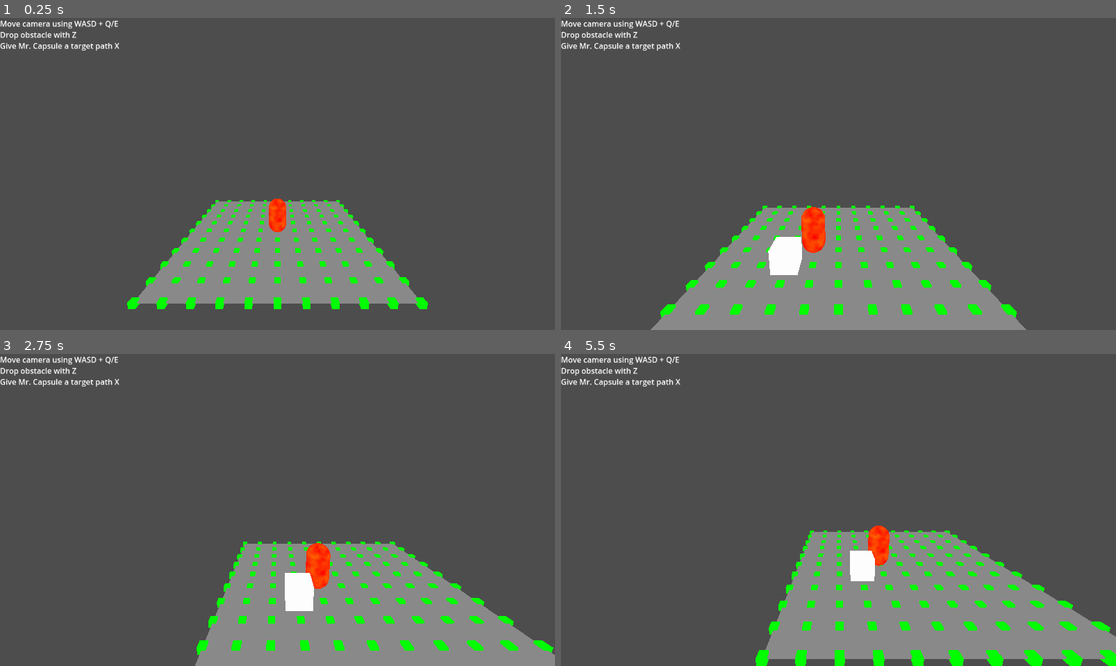
Above: before the commit, frames 1-4 (two rows, left to right).
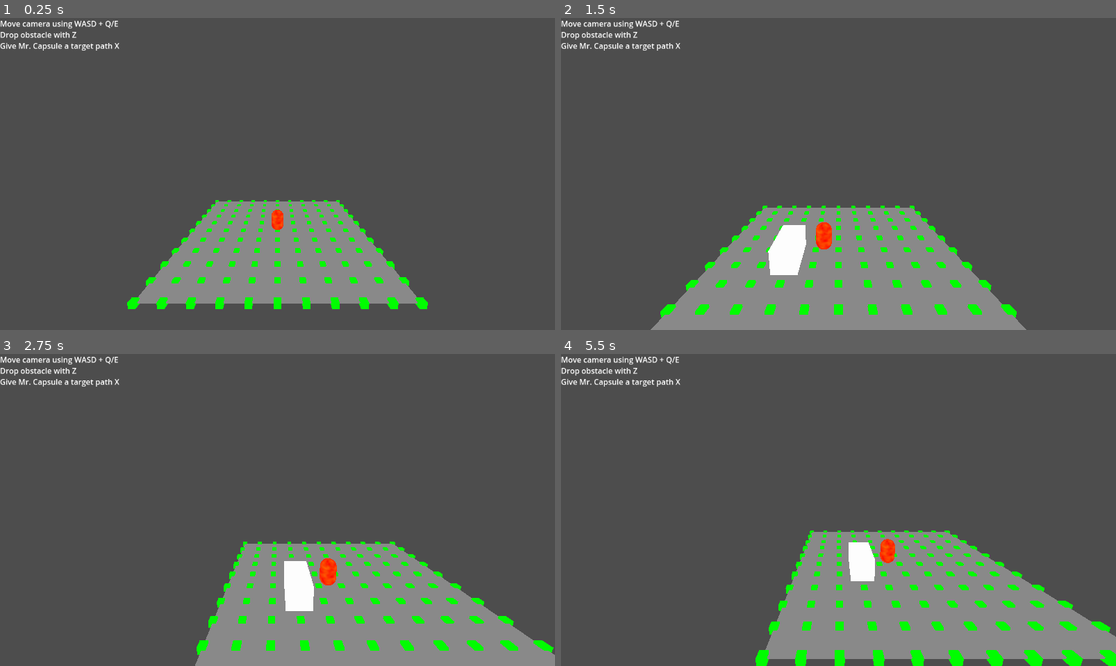
Above: after the commit, the same moments.

Repository: Tviljan/AStar-experiment
Game: Godot game, scene res://main.tscn
The game is run twice, just before and just after one commit, with the same random seed, the same clock (stepped at 60 frames per second) and the same inputs.
Inputs (mouse positions are in pixels of both pictures, inside the frame that each line leads up to):
- Up to frame 1 (0.25 s): no input
- Up to frame 2 (1.5 s): tap Enter at 0.5 s; move the mouse to (810, 236) at 0.52 s; hold W 0.53-1.25 s; hold Z (drop_obstacle) 0.53-1.25 s; click (810, 236) at 0.67 s; tap Space (ui_select) at 0.77 s; tap X at 0.8 s; drag from (1005, 220) to (810, 236) at 1.27 s
- Up to frame 3 (2.75 s): tap Space (ui_select) at 2 s; move the mouse to (111, 463) at 2.02 s; hold A from 2.03 s (still down); hold Z (drop_obstacle) from 2.03 s (still down); click (111, 463) at 2.17 s; tap X at 2.3 s
- Up to frame 4 (5.5 s): release A at 2.75 s; release Z (drop_obstacle) at 2.75 s; drag from (866, 510) to (672, 463) at 2.77 s; tap Enter at 3.5 s; move the mouse to (755, 432) at 3.52 s; hold S 3.53-4.25 s; hold X 3.53-4.25 s; tap Q at 3.6 s; click (755, 432) at 3.67 s; tap Space (ui_select) at 3.77, 5 s; drag from (960, 494) to (755, 432) at 4.27 s; move the mouse to (727, 525) at 5.02 s; hold W from 5.03 s (still down); hold Z (drop_obstacle) from 5.03 s (still down); click (727, 525) at 5.17 s; tap X at 5.3 s

The runs differ from the first frame. In frame 1, 0.2% of the frame differs, in the area x 48-52%, y 57-69%; in frame 2, 0.7%, in the area x 38-49%, y 60-77%; in frame 3, 0.7%; in frame 4, 0.5%.

Commit message:
added tests and tweaks

Diff:
--- a/astar.gd
+++ b/astar.gd
@@ -1,150 +1,218 @@
+class_name AStarExperiment
+
+# Inheritance:
 extends Node3D
 
-
+# Set this to true if you want to draw cubes to visualize the navmesh and obstacles
 @export var should_draw_cubes := false
+
+# The mesh used to create the navmesh
 @export var mesh : MeshInstance3D
 
-#true, if you want to disable/enabled adjacent points
-# of an obstacle.
-@export var enable_adjanced_points := false
+# Set this to true if you want to disable adjacent points of an obstacle
+@export var enable_adjacent_points := false
+
+# The axis-aligned bounding box (AABB) of the navmesh
 var aabb : AABB
 
+# The distance between each point in the navmesh grid
 var grid_step := 1
+
+# The Y coordinate of the navmesh grid
 var grid_y := 0
+
+# A dictionary mapping point coordinates to AStar3D point IDs
 var points := {}
+
+# An instance of the AStar3D class used to navigate the navmesh
 var astar = AStar3D.new()
 
+# A mesh used to draw cubes for the navmesh and obstacles
 var cube_mesh = BoxMesh.new()
+
+# A material used to draw red cubes for obstacles
 var red_material = StandardMaterial3D.new()
+
+# A material used to draw green cubes for the navmesh
 var green_material = StandardMaterial3D.new()
 
 
 func _ready() -> void:
+	# Get the AABB of the navmesh mesh
+	aabb = AABB(mesh.position, mesh.scale)
+
+	# Set the position of the AABB to the global position of the navmesh mesh
+	aabb.position = mesh.global_transform.origin
+
+	# Add points to the navmesh grid
+	_add_points()
+
+	# Connect adjacent points in the navmesh grid
+	_connect_points()
+
+func _init() -> void:
 	red_material.albedo_color = Color.RED
+
+	# Set the color of the green material to green
 	green_material.albedo_color = Color.GREEN
+
+	# Set the size of the cube mesh to (0.25, 0.25, 0.25)
 	cube_mesh.size = Vector3(0.25, 0.25, 0.25)
-	aabb = AABB(mesh.position, mesh.scale)
-	aabb.position =mesh.global_transform.origin #- mesh.scale /2
-	_add_points()
-	_connect_points()
 
 
 func _add_points():
-	var start_point = aabb.position - mesh.scale /2
+	# Calculate the starting point of the navmesh grid
+	var start_point = aabb.position - mesh.scale / 2
+
+	# Calculate the number of steps in the X and Z directions of the navmesh grid
 	var x_steps = aabb.size.x / grid_step + 1
 	var z_steps = aabb.size.z / grid_step + 1
-	print ("size %s %s" % [x_steps, z_steps])
+
+	# Add a point for each grid cell in the navmesh
 	for x in x_steps:
 		for z in z_steps:
 			var next_point = start_point + Vector3(x * grid_step, 0, z * grid_step)
 			var next_point_up = next_point + Vector3.UP * 10
 			_add_point(next_point)
 
+
 func _add_point(point: Vector3):
+	# Set the Y coordinate of the point to the Y coordinate of the navmesh grid
 	point.y = grid_y
+
+	# Get an available point ID from the AStar3D instance
 	var id = astar.get_available_point_id()
 
+	# Add the point to the AStar3D instance
 	astar.add_point(id, point)
-	var point_id = world_to_astar(point)
-	points[point_id] = id
-
-	print ("Adding point %s with point_id %s" % [point, point_id])
+
+	# Get a string key for the point based on its coordinates
+	var point_key = _world_to_astar(point)
+
+	# Add the point ID to the dictionary of points
+	points[point_key] = id
+
+	# Draw a red cube for the point if should_draw_cubes is true
 	_create_nav_cube(point)
-
-
+# Connect all adjacent points to each other in the navigation mesh
 func _connect_points():
+	# Loop through all points in the navigation mesh
 	for point in points:
+		# Split the point string into its x, y, and z coordinates
 		var pos_str = point.split(",")
+		# Create a new Vector3 with the integer values of the x, y, and z coordinates
 		var world_pos := Vector3(int(pos_str[0]), int(pos_str[1]), int(pos_str[2]))
+		# Get an array of all adjacent points to the current point
 		var adjacent_points = _get_adjacent_points(world_pos)
+		# Get the ID of the current point
 		var current_id = points[point]
+		# Loop through all adjacent points
 		for neighbor_id in adjacent_points:
+			# If the current point and the adjacent point are not already connected, connect them
 			if not astar.are_points_connected(current_id, neighbor_id):
 				astar.connect_points(current_id, neighbor_id)
+				# If the should_draw_cubes flag is true, change the material of the cubes at the current and adjacent points to green
 				if should_draw_cubes:
 					get_child(current_id).material_override = green_material
 					get_child(neighbor_id).material_override = green_material
 
 
+# Create a new navigation cube at the given position
 func _create_nav_cube(position: Vector3):
 	if should_draw_cubes:
+		# Create a new MeshInstance3D node and set its mesh and material
 		var cube = MeshInstance3D.new()
 		cube.mesh = cube_mesh
 		cube.material_override = red_material
-		add_child(cube)
+		# Set the position of the cube and add it as a child to this node
 		position.y = grid_y
 		cube.global_transform.origin = position
-
-
+		add_child(cube)
+
+
+# Get an array of all adjacent points to the given point in the navigation mesh
 func _get_adjacent_points(world_point: Vector3) -> Array:
+	# Create an empty array to store the adjacent points
 	var adjacent_points = []
+	# Create an array of search offsets for each direction
 	var search_coords = [-grid_step, 0, grid_step]
+	# Loop through all search offsets
 	for x in search_coords:
 		for z in search_coords:
+			# Skip the offset of (0, 0, 0) as that is the current point
 			var search_offset = Vector3(x, 0, z)
 			if search_offset == Vector3.ZERO:
 				continue
-
-			var potential_neighbor = world_to_astar(world_point + search_offset)
+			# Convert the world point plus the search offset to an AStar point string
+			var potential_neighbor = _world_to_astar(world_point + search_offset)
+			# If the AStar point string is in the points dictionary, append its ID to the adjacent_points array
 			if points.has(potential_neighbor):
 				adjacent_points.append(points[potential_neighbor])
+	# Return the array of adjacent point IDs
 	return adjacent_points
 
 
-func handle_obstacle_added(obstacle: Node3D):
+# Handle an obstacle being added to the scene
+func handle_obstacle_added(obstacle: Node3D) -> Vector3:
+	# Log the obstacle event
 	print("Handling obstacle added")
+
+	# Normalize the obstacle's position to the grid
 	var normalized_origin = obstacle.global_transform.origin
 	normalized_origin.y = grid_y
 
+	# Get an array of adjacent point IDs to the obstacle's normalized position
 	var adjacent_points :Array
-	if (enable_adjanced_points):
+	if enable_adjacent_points:
 		adjacent_points = _get_adjacent_points(normalized_origin)
 	else:
 		adjacent_points = []
 
-	var point_key = world_to_astar(normalized_origin)
-	print ("point key: ", point_key)
+	# Get the AStar point ID for the obstacle's normalized position
+	var point_key = _world_to_astar(normalized_origin)
+	print("point key: ", point_key)
 
 	var astar_id = points[point_key]
 
+	# Add the obstacle's point ID to the adjacent points array
 	adjacent_points.append(astar_id)
 
+	# Disable each adjacent point to the obstacle
 	for point in adjacent_points:
 		if not astar.is_point_disabled(point):
 			astar.set_point_disabled(point, true)
+			# Optionally change the color of the point's cube to red
 			if should_draw_cubes:
 				get_child(point).material_override = red_material
 
-
-func handle_obstacle_removed(obstacle: Node3D):
-	var normalized_origin = obstacle.global_transform.origin
-	normalized_origin.y = grid_y
-
-	var adjacent_points :Array
-	if (enable_adjanced_points):
-		adjacent_points = _get_adjacent_points(normalized_origin)
-	else:
-		adjacent_points = []
-	var point_key = world_to_astar(normalized_origin)
-	var astar_id = points[point_key]
-
-	adjacent_points.append(astar_id)
-
-	for point in adjacent_points:
-		if astar.is_point_disabled(point):
-			astar.set_point_disabled(point, false)
-			if should_draw_cubes:
-				get_child(point).material_override = green_material
-
-
+	print("obstacle added")
+
+	point_key.split(",")
+		# Create a new Vector3 with the integer values of the x, y, and z coordinates
+	var pos := Vector3(int(point_key[0]), int(point_key[1]), int(point_key[2]))
+	return pos
+
+# Given a start and end point in 3D space, find a path between them using A* algorithm
+# Params:
+# - from: The starting point (Vector3)
+# - to: The ending point (Vector3)
+# Returns:
+# - Array of points representing the path, where each point is a Vector3 in 3D space
 func find_path(from: Vector3, to: Vector3) -> Array:
+	# Find the closest AStar point ID to the starting and ending points
 	var start_id = astar.get_closest_point(from)
 	var end_id = astar.get_closest_point(to)
+
+	# Get the AStar path between the start and end points
 	return astar.get_point_path(start_id, end_id)
 
 
-func world_to_astar(world: Vector3) -> String:
+
+func _world_to_astar(world: Vector3) -> String:
+	# Snap the world position to the nearest grid point
 	var x = snapped(world.x, grid_step)
 	var y = grid_y
 	var z = snapped(world.z, grid_step)
+
+	# Return the AStar point string for the snapped position
 	return "%d,%d,%d" % [x, y, z]
--- a/main.gd
+++ b/main.gd
@@ -30,12 +30,16 @@
 
 func _unhandled_input(event: InputEvent) -> void:
 	if event is InputEventKey:
-
 		var result = get_mouse_target()
 		if result != null and not result.is_empty():
 			if event.is_action_pressed("ui_select"):
 				Debugger.draw_line_3d(result.position,result.position + Vector3.UP, Color.ORANGE)
 			elif event.is_action_pressed("drop_obstacle"):
+				$ObstacleContainer.handle_obstacle_should_spawn(result.position)
+	elif event is InputEventMouseButton:
+		if event.is_action_pressed("drop_obstacle"):
+			var result = get_mouse_target()
+			if result != null and not result.is_empty():
 				$ObstacleContainer.handle_obstacle_should_spawn(result.position)
 
 
--- a/main.tscn
+++ b/main.tscn
@@ -9,9 +9,6 @@
 [sub_resource type="Environment" id="Environment_mwy21"]
 ambient_light_source = 3
 ambient_light_color = Color(0.992157, 0.992157, 0.992157, 1)
-
-[sub_resource type="CapsuleShape3D" id="CapsuleShape3D_otm72"]
-radius = 0.4
 
 [sub_resource type="Gradient" id="Gradient_5vpct"]
 colors = PackedColorArray(1, 0, 0, 1, 1, 0.419608, 0, 1)
@@ -27,6 +24,12 @@
 
 [sub_resource type="CapsuleMesh" id="CapsuleMesh_h5xir"]
 material = SubResource("StandardMaterial3D_mo38b")
+radius = 0.35
+height = 1.2
+
+[sub_resource type="CapsuleShape3D" id="CapsuleShape3D_iewaj"]
+radius = 0.402365
+height = 1.25975
 
 [sub_resource type="BoxMesh" id="BoxMesh_yxto6"]
 
@@ -57,14 +60,16 @@
 mesh = NodePath("../MeshInstance3D")
 
 [node name="Player" type="CharacterBody3D" parent="."]
-transform = Transform3D(1, 0, 0, 0, 1, 0, 0, 0, 1, 0, 0.969005, 0)
+transform = Transform3D(1, 0, 0, 0, 1, 0, 0, 0, 1, 0, 0.239215, 0)
 script = ExtResource("4_6rchr")
 
+[node name="MeshInstance3D" type="MeshInstance3D" parent="Player"]
+transform = Transform3D(1, 0, 0, 0, 1, 0, 0, 0, 1, 0, 0.509908, 0)
+mesh = SubResource("CapsuleMesh_h5xir")
+
 [node name="CollisionShape3D" type="CollisionShape3D" parent="Player"]
-shape = SubResource("CapsuleShape3D_otm72")
-
-[node name="MeshInstance3D" type="MeshInstance3D" parent="Player"]
-mesh = SubResource("CapsuleMesh_h5xir")
+transform = Transform3D(1, 0, 0, 0, 1, 0, 0, 0, 1, 0, 0.509908, 0)
+shape = SubResource("CapsuleShape3D_iewaj")
 
 [node name="ObstacleContainer" type="Node3D" parent="."]
 script = ExtResource("5_sfh2n")
--- a/obstacle_container.gd
+++ b/obstacle_container.gd
@@ -11,11 +11,11 @@
 	var obstacle_instance = OBSTACLE.instantiate()
 	add_child(obstacle_instance)
 	obstacle_instance.global_transform.origin = location
-	emit_signal("obstacle_added", obstacle_instance)
+	obstacle_added.emit(obstacle_instance)
 
 
 func delete_obstacle(obstacle: MeshInstance3D):
-	emit_signal("obstacle_removed", obstacle)
+	obstacle_removed.emit(obstacle)
 	obstacle.queue_free()
 
 
--- a/player.gd
+++ b/player.gd
@@ -1,5 +1,4 @@
 extends CharacterBody3D
-
 
 var path := []
 var current_target := Vector3.INF
@@ -7,56 +6,82 @@
 @export var target_path_end : Vector3 = Vector3.INF
 var speed := 5.0
 
+enum State {
+	Idle,
+	Moving,
+	Stuck
+}
 
+var state := State.Idle
+signal arrived
 signal got_stuck
-signal arrived
+
+const time_to_wait_when_stuck_in_ms = 50
 var stuck_started = 0
-const time_to_wait_when_stuck_in_ms = 50
 
 func _physics_process(delta: float) -> void:
+	match state:
+		State.Idle:
+			pass
+		State.Moving:
+			_update_moving(delta)
+		State.Stuck:
+			_update_stuck(delta)
+
+func _update_moving(delta: float) -> void:
 	var new_velocity := Vector3.ZERO
 	var lerp_weight = delta * 8.0
+
 	if current_target != Vector3.INF:
 		var dir_to_target = global_transform.origin.direction_to(current_target).normalized()
 		new_velocity = lerp(current_velocity, speed * dir_to_target, lerp_weight)
 		if global_transform.origin.distance_to(current_target) < 0.5:
+			state = State.Idle
 			find_next_point_in_path()
 	else:
 		new_velocity = lerp(current_velocity, Vector3.ZERO, lerp_weight)
 
 	set_velocity(new_velocity)
-
-	move_and_slide()
-
-	_check_if_stuck()
-
+	var b = move_and_slide()
+	if (b and _is_stuck()):
+		state = State.Stuck
 	current_velocity = velocity
 
-
-func _check_if_stuck()->void:
+func _is_stuck() -> bool:
 	if (current_velocity.floor() == Vector3.ZERO) and path.size() > 0:
-		if (stuck_started == 0):
+		if stuck_started == 0:
 			stuck_started = Time.get_ticks_msec()
 
-		if (Time.get_ticks_msec() - stuck_started > time_to_wait_when_stuck_in_ms):
+		if Time.get_ticks_msec() - stuck_started > time_to_wait_when_stuck_in_ms:
+			print("not moving but still ways to go ",path.size())
+			return true
+	stuck_started = 0
+	return false
+
+func _update_stuck(delta: float) -> void:
+	if (current_velocity.floor() == Vector3.ZERO) and path.size() > 0:
+		if stuck_started == 0:
+			stuck_started = Time.get_ticks_msec()
+		if Time.get_ticks_msec() - stuck_started > time_to_wait_when_stuck_in_ms:
+			state = State.Idle
 			print("not moving but still ways to go ",path.size())
 			got_stuck.emit()
 	else:
 		stuck_started = 0
 
-func find_next_point_in_path():
+func find_next_point_in_path() -> void:
 	if path.size() > 0:
 		var new_target = path.pop_front()
 		new_target.y = global_transform.origin.y
 		current_target = new_target
+		state = State.Moving
 	else:
 		arrived.emit()
 		current_target = Vector3.INF
 
-
-func update_path(new_path: Array):
-	if (new_path == []):
+func update_path(new_path: Array) -> void:
+	if new_path == []:
 		return
 	path = new_path
-	target_path_end = new_path[new_path.size()-1]
+	target_path_end = new_path[new_path.size() - 1]
 	find_next_point_in_path()
--- a/project.godot
+++ b/project.godot
@@ -10,7 +10,7 @@
 
 [application]
 
-config/name="test"
+config/name="astar-experiment"
 run/main_scene="res://main.tscn"
 config/features=PackedStringArray("4.0", "GL Compatibility")
 config/icon="res://icon.svg"
@@ -34,7 +34,8 @@
 }
 drop_obstacle={
 "deadzone": 0.5,
-"events": [Object(InputEventKey,"resource_local_to_scene":false,"resource_name":"","device":0,"window_id":0,"alt_pressed":false,"shift_pressed":false,"ctrl_pressed":false,"meta_pressed":false,"pressed":false,"keycode":0,"physical_keycode":90,"key_label":0,"unicode":0,"echo":false,"script":null)
+"events": [Object(InputEventMouseButton,"resource_local_to_scene":false,"resource_name":"","device":-1,"window_id":0,"alt_pressed":false,"shift_pressed":false,"ctrl_pressed":false,"meta_pressed":false,"button_mask":1,"position":Vector2(331, 36),"global_position":Vector2(337, 99),"factor":1.0,"button_index":1,"pressed":true,"double_click":true,"script":null)
+, Object(InputEventKey,"resource_local_to_scene":false,"resource_name":"","device":-1,"window_id":0,"alt_pressed":false,"shift_pressed":false,"ctrl_pressed":false,"meta_pressed":false,"pressed":false,"keycode":0,"physical_keycode":90,"key_label":0,"unicode":122,"echo":false,"script":null)
 ]
 }
 
--- /dev/null
+++ b/test/test.gd
@@ -0,0 +1,158 @@
+extends Node3D
+const OBSTACLE = preload("res://obstacle.tscn")
+
+func _ready():
+	test_map_creation()
+	test_find_path()
+	test_handle_obstacle()
+	test_find_path_with_obstacle()
+
+func test_map_creation():
+	# Create an instance of the AStarExperiment class
+	var astar_experiment = AStarExperiment.new()
+	# Set the should_draw_cubes flag to false to avoid drawing cubes
+	astar_experiment.should_draw_cubes = false
+	# Set the mesh property to a MeshInstance3D with a simple navmesh
+
+	astar_experiment.mesh = _create_navmesh_mesh()
+	astar_experiment._ready()
+
+	var points = astar_experiment.astar.get_point_count()
+	assert(points == 121)
+
+
+func test_find_path():
+	# Create an instance of the AStarExperiment class
+	var astar_experiment = AStarExperiment.new()
+	# Set the should_draw_cubes flag to false to avoid drawing cubes
+	astar_experiment.should_draw_cubes = false
+	# Set the mesh property to a MeshInstance3D with a simple navmesh
+
+	astar_experiment.mesh = _create_navmesh_mesh()
+	astar_experiment._ready()
+	# Set the start and goal positions for the pathfinding
+	var start_pos = Vector3(0, 0, 0)
+	var goal_pos = Vector3(0, 0, 4)
+	# Call the find_path method to get the path between the start and goal positions
+	var path = astar_experiment.find_path(start_pos, goal_pos)
+	# Assert that the path is not empty and that it has the correct length
+	assert(path.size() > 0)
+	assert(path.size() == 5)
+
+func test_handle_obstacle():
+	# Create an instance of the AStarExperiment class
+	var astar_experiment = AStarExperiment.new()
+	# Set the should_draw_cubes flag to false to avoid drawing cubes
+	astar_experiment.should_draw_cubes = false
+
+	astar_experiment.mesh = _create_navmesh_mesh()
+	astar_experiment._ready()
+	# Set the obstacle position and size
+	# Call the handle_obstacle_added method to add the obstacle to the navmesh
+	var obstacle = _create_obstacle(Vector3(2, 0, 2))
+
+	astar_experiment.handle_obstacle_added(obstacle)
+	# Assert that the obstacle was added to the navmesh
+	var pc = astar_experiment.astar.get_point_count()
+	assert(astar_experiment.astar.get_point_count() == 121)
+
+func test_find_path_with_obstacle():
+	# Create an instance of the AStarExperiment class
+	var astar_experiment = AStarExperiment.new()
+	# Set the should_draw_cubes flag to false to avoid drawing cubes
+	astar_experiment.should_draw_cubes = false
+	# Set the mesh property to a MeshInstance3D with a simple navmesh
+
+	astar_experiment.mesh = _create_navmesh_mesh()
+	astar_experiment._ready()
+	# Set the start and goal positions for the pathfinding
+	var start_pos = Vector3(0, 0, 0)
+	var goal_pos = Vector3(0, 0, 4)
+
+	var obstacle = _create_obstacle(goal_pos)
+	var o = astar_experiment.handle_obstacle_added(obstacle)
+	# Call the find_path method to get the path between the start and goal positions
+
+	# Call the find_path method to get the path between the start and goal positions
+	var path = astar_experiment.find_path(start_pos, goal_pos)
+	# Assert that the path is not empty and that it has the correct length
+	assert(path.size() > 0)
+	assert(path.size() == 5)
+
+
+func _create_obstacle(obstacle_pos) -> MeshInstance3D:
+	var obs = OBSTACLE.instantiate()
+	obs.global_transform.origin = obstacle_pos
+	return obs
+
+func _create_navmesh_mesh() -> MeshInstance3D:
+
+	var mesh = MeshInstance3D.new()
+	mesh.mesh = BoxMesh.new()
+	mesh.scale = Vector3(10, 1, 10)
+	return mesh
+#
+#func test_navigation() -> void:
+## Create a new Navigation node
+#
+#	# Set up the navmesh and obstacles
+#
+#	nav.mesh = MeshInstance3D.new()
+#	nav.mesh.mesh = BoxMesh.new()
+#	nav.mesh.scale = Vector3(10, 1, 10)
+#	nav.should_draw_cubes = true
+#	nav.enable_adjacent_points = true
+#	nav._ready()
+#
+#	# Test that the AStar3D class is set up correctly
+#	assert(nav.astar is AStar3D)
+#
+#	# Test that the correct number of points have been added to the navmesh grid
+#	assert(nav.points.size() == 121)
+#
+#	# Test that adjacent points are disabled if the enable_adjacent_points flag is set to false
+#	nav.enable_adjacent_points = false
+#	nav._connect_points()
+#	for point in nav.points:
+#		var node = nav.get_child(nav.points[point])
+#		var adjacent_nodes = node.get_children()
+#		assert(adjacent_nodes.size() == 0)
+#
+#	# Test that the navmesh grid is drawn correctly
+#	for point in nav.points:
+#		var node = nav.get_child(nav.points[point])
+#		if point == "5,0,5":
+#			# Test that the center point is green
+#			assert(node.material_override.albedo_color == Color.GREEN)
+##		else:
+##			# Test that all other points are red
+##			assert(node.material_override.albedo_color == Color.RED)
+#
+#	# Test that pathfinding works correctly
+#	var path = nav.astar.get_point_path(Vector3(0, 0, 0), Vector3(10, 0, 10))
+#	assert(path.size() == 11)
+#	assert(path[0] == nav.points["0,0,0"])
+#	assert(path[10] == nav.points["10,0,10"])
+#
+#	# Test that pathfinding fails when there is an obstacle in the way
+#	var obstacle = MeshInstance3D.new()
+#	obstacle.mesh = BoxMesh.new()
+#	obstacle.scale = Vector3(3, 3, 3)
+#	obstacle.translation = Vector3(5, 0, 5)
+#	obstacle.name = "obstacle"
+#	nav.add_child(obstacle)
+#	nav._add_points()
+#	nav._connect_points()
+#	path = nav.astar.get_point_path(Vector3(0, 0, 0), Vector3(10, 0, 10))
+#	assert(path.size() == 0)
+#
+#	# Test that pathfinding works correctly when adjacent points are disabled
+#	nav.enable_adjacent_points = true
+#	nav._connect_points()
+#	path = nav.astar.get_point_path(Vector3(0, 0, 0), Vector3(10, 0, 10))
+#	assert(path.size() == 11)
+#	assert(path[0] == nav.points["0,0,0"])
+#	assert(path[10] == nav.points["10,0,10"])
+#
+#	# Remove the nav node from the scene
+#	nav.queue_free()
--- /dev/null
+++ b/test/test.tscn
@@ -0,0 +1,6 @@
+[gd_scene load_steps=2 format=3 uid="uid://nosupaw15gf3"]
+
+[ext_resource type="Script" path="res://test/test.gd" id="1_fcfnb"]
+
+[node name="Node" type="Node3D"]
+script = ExtResource("1_fcfnb")
